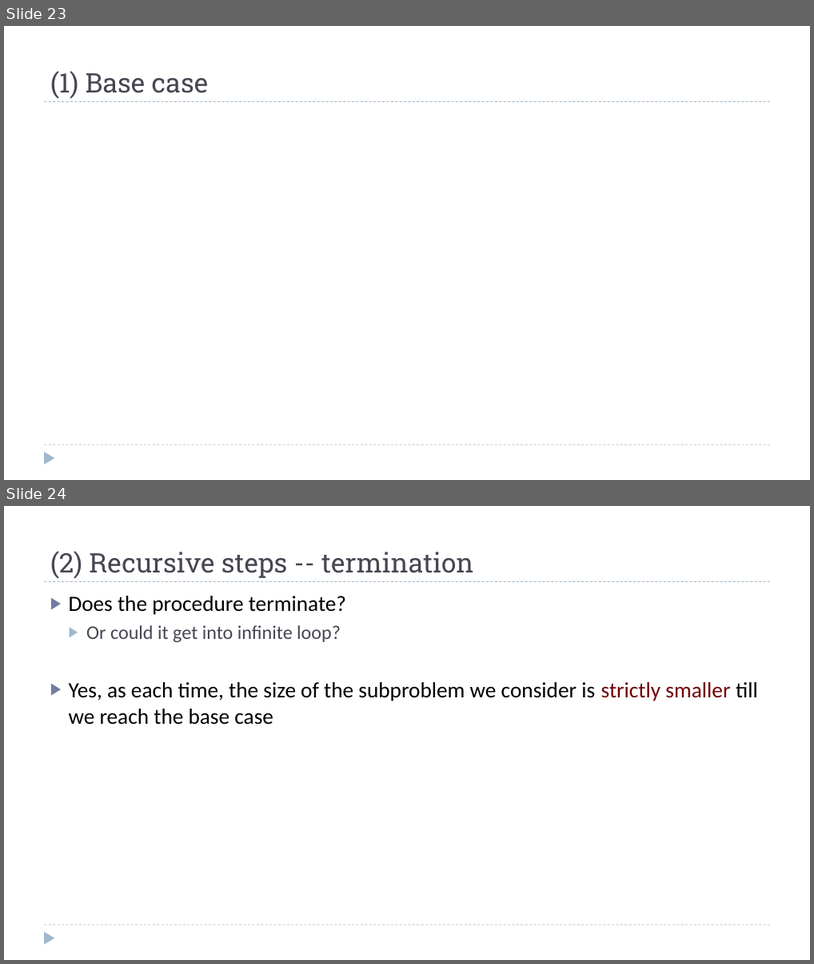
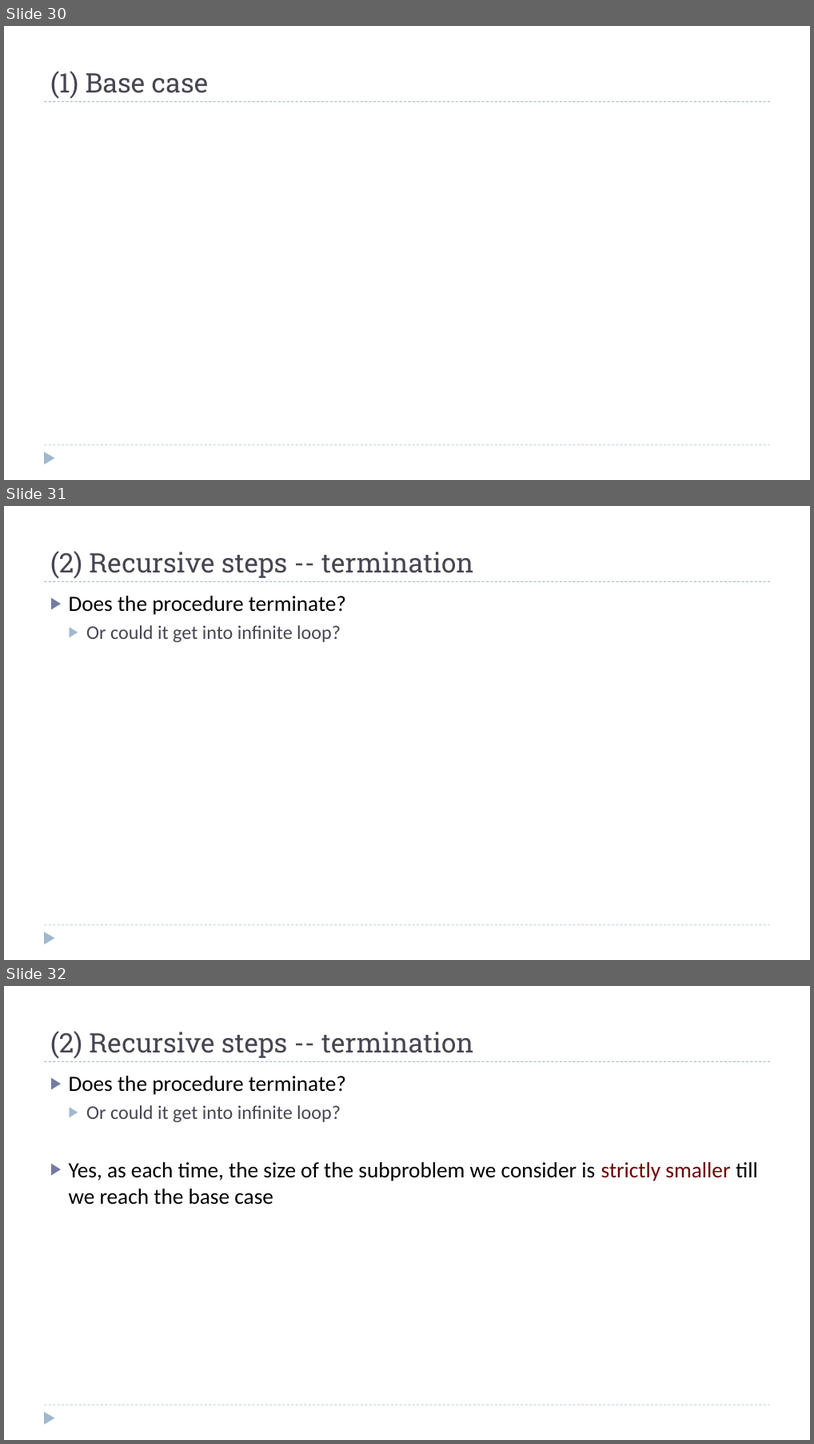
Before and after one commit to dsc-courses/dsc40b-2025-wi, a slide deck: materials/lectures/05-binary_search-recurrences/slides.pptx. Shown one above the other, each under a label of ours: slides 23 and 24 before the commit, slides 30, 31 and 32 after it. The pictures are 814x964 and 814x1444 pixels, drawn with LibreOffice and Linux fonts; fonts in the diff are those of the drawing; grey boxes stand for pictures. Boxes give left, top, right and bottom in pixels: in the first picture for what was removed or moved away, otherwise in the second. Text is boxed around its words. In the diff, an @@ line names an element or a change of style, - is before the commit and + after.

```diff
--- a/materials/lectures/05-binary_search-recurrences/slides.pptx
+++ b/materials/lectures/05-binary_search-recurrences/slides.pptx
@@ slide 31 added at <box>4,506,810,960</box>, background #FFFFFF; not listed: 3 template elements that a slide beside it also shows @@
@@ title added at <box>50,551,474,579</box>, 32 pt, text #464653 @@
+(2) Recursive steps -- termination
@@ text added at <box>69,596,346,642</box>, 23 pt, text #464653 @@
+▶ Does the procedure terminate?
+  ▶ Or could it get into infinite loop?
@@ what was slide 23 is now slide 30 @@
@@ what was slide 24 is now slide 32 @@
```
Also in this commit, not shown: 2 slides changed, 16 other slides added, 22 other files.
